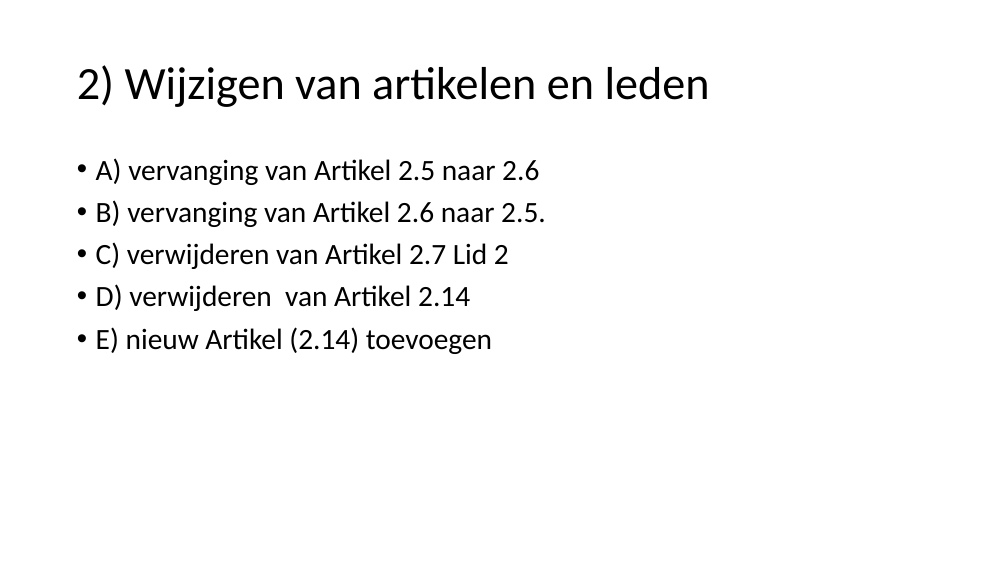
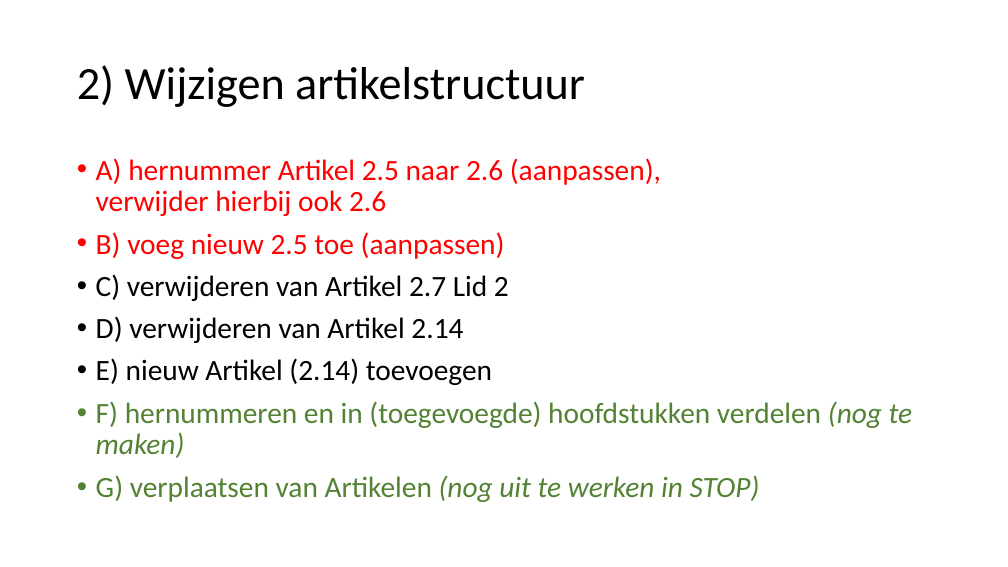
Before and after one commit to Geonovum/xml_omgevingsplan_gemeentestad, a slide deck: slide 11 of Submutatiescenario_s.pptx. Drawn at 1008x567 pixels with LibreOffice and Linux fonts; fonts in the diff are those of the drawing. Boxes give left, top, right and bottom in pixels: in the first picture for what was removed or moved away, otherwise in the second. Text is boxed around its words. In the diff, an @@ line names an element or a change of style, - is before the commit and + after.

Commit message:
powerpoint aangepast (mutatiescenario2)

```diff
--- a/Submutatiescenario_s.pptx
+++ b/Submutatiescenario_s.pptx
@@ title at (77,65,585,107): text changed @@
-2) Wijzigen van artikelen en leden
+2) Wijzigen artikelstructuur
@@ text at (96,158,661,259): text changed; text colour #000000 to #FF0000 @@
-• A) vervanging van Artikel 2.5 naar 2.6
-• B) vervanging van Artikel 2.6 naar 2.5.
+• A) hernummer Artikel 2.5 naar 2.6 (aanpassen),
+  verwijder hierbij ook 2.6
+• B) voeg nieuw 2.5 toe (aanpassen)
@@ text at (96,401,913,502): paragraphs added @@
+• F) hernummeren en in (toegevoegde) hoofdstukken verdelen (nog te maken)
+• G) verplaatsen van Artikelen (nog uit te werken in STOP)
```
